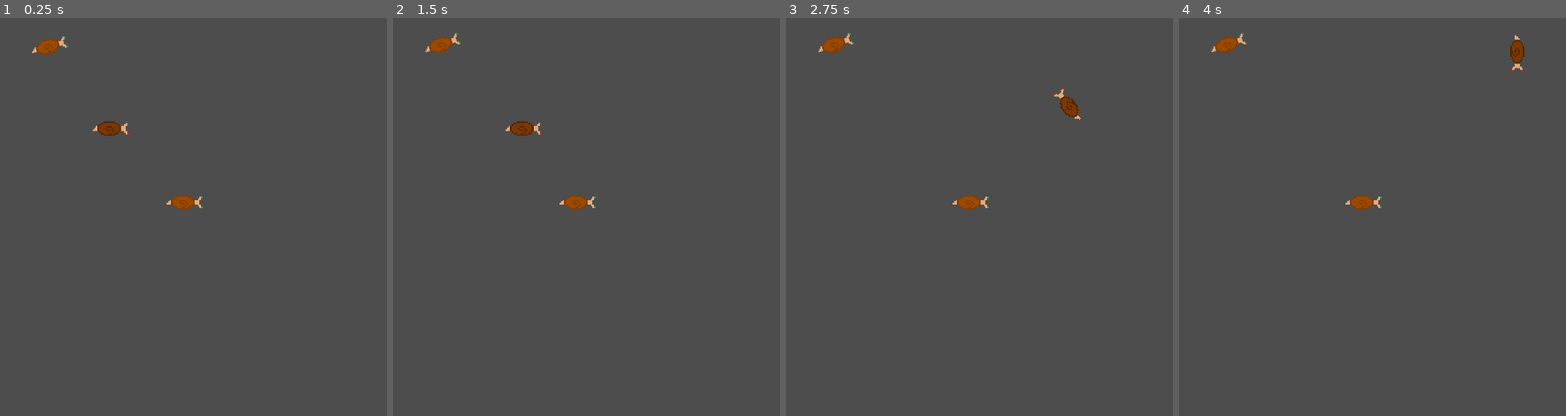
Above: before the commit, frames 1-4 (left to right).
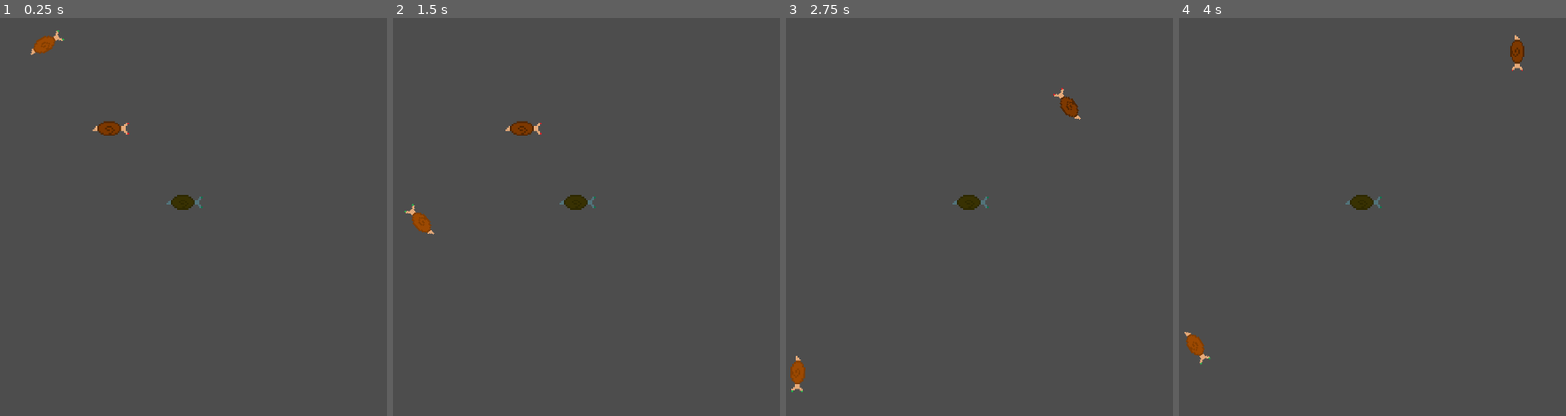
Above: after the commit, the same moments.

Repository: Travis16/Snails-on-ice
Game: Godot game, scene res://scenes/game.tscn
Two runs of this game, one before a commit and one after it. Both use one fixed random seed, a clock stepped at 60 frames per second and the inputs below.
Inputs:
- Up to frame 1 (0.25 s): no input
- Up to frame 2 (1.5 s): hold Up (up1) from 0.53 s (still down)
- Up to frame 3 (2.75 s): release Up (up1) at 2.03 s; hold Left (left1) from 2.03 s (still down)
- Up to frame 4 (4 s): release Left (left1) at 3.53 s; hold Down (down1) from 3.53 s (still down)

The runs differ from the first frame. In frame 1, 0.4% of the frame differs, in the area x 7-53%, y 3-49%; in frame 2, 0.7%; in frame 3, 0.7%; in frame 4, 0.7%, in the area x 1-53%, y 3-88%.

Commit message:
adjusted movement

Diff:
--- a/scenes/playerChar.tscn
+++ b/scenes/playerChar.tscn
@@ -21,7 +21,8 @@
 offset_bottom = 20.0
 texture = ExtResource("2_7pfto")
 
-[node name="green" type="TextureRect" parent="."]
+[node name="cyan" type="TextureRect" parent="."]
+modulate = Color(0.356863, 0.67451, 1, 1)
 texture_filter = 1
 offset_left = -49.0
 offset_top = -20.0
--- a/scripts/albaniaMan.gd
+++ b/scripts/albaniaMan.gd
@@ -30,25 +30,21 @@
 	else:
 		$green.hide()
 
-var just_collided; # only needed to identify as 'player char' for collisions
-var random_movement = Vector2(0, 0);
-
+const NPC_DECEL = 500;
 func _physics_process(delta: float) -> void:
 
-	if random_movement == Vector2(0, 0):
-		random_movement = Vector2(randf_range(-200, 200), randf_range(-200, 200))
+	if velocity == Vector2(0, 0):
+		velocity = Vector2(randf_range(-600, 600), randf_range(-600, 600))
 	else:
-		random_movement += Vector2(-random_movement.x/10, -random_movement.y/10)
+		velocity -= Vector2(velocity.x/NPC_DECEL, velocity.y/NPC_DECEL)
 	if colour == 0:
 		rotation_degrees += (velocity.y + velocity.x) /100
 	else:
 		rotation_degrees -= (velocity.y + velocity.x)/100
 
-
+		'''
 	pressed = false;
 
-
-	'''
 	if Input.is_action_pressed("up1"):
 		pressed = true;
 		dir = 0
@@ -67,8 +63,7 @@
 		pressed = true;
 		dir = 3
 		velocity.x = clamp(velocity.x - (ACCEL_X * ACCEL * delta), -MAX_SPD, MAX_SPD)
-'''
-	velocity = random_movement;
+
 
 	if not pressed:
 		if velocity.x > 0:
@@ -79,15 +74,14 @@
 			velocity.y = max(0, velocity.y - DECEL*delta)
 		if velocity.y < 0:
 			velocity.y = min(0, velocity.y + DECEL*delta)
+	'''
 
 	# ACTUAL MOVING
 	var collision_info = move_and_collide(velocity*delta)
 	if collision_info: # if there has been a COLLISION
 
 		velocity = velocity.bounce(collision_info.get_normal()) * ELASTICITY
-		just_collided = true;
 
 		var collision_body = collision_info.get_collider();
-		if("just_collided" in collision_body): # if collided NOT with the wall
-			collision_body.just_collided = true
+		if("MAX_SPD" in collision_body): # if collided NOT with the wall
 			collision_body.velocity = velocity.bounce(collision_info.get_normal()) * ELASTICITY
--- a/scripts/playerChar.gd
+++ b/scripts/playerChar.gd
@@ -18,9 +18,9 @@
 func _ready() -> void:
 	colour = rng.randi_range(0,1)
 	if self.id == 1:
-		$green.hide() # p1 is green
+		$cyan.hide() # p1 is red
 	if self.id == 2:
-		$red.hide() # p2 is red
+		$red.hide() # p2 is cyan
 
 
 var speed = 0;
@@ -45,45 +45,27 @@
 	elif Input.is_action_pressed("down"+str(id)):
 		# Brake 'backwards'
 		speed = clamp(speed - (BRAKE_FORCE * delta), -MAX_SPD, MAX_SPD)
-	else: # Decceleration
+	else: # Decceleration by nature
 		if speed > 0:
 			speed = max(0, speed - (DECEL * delta))
 		else:
 			speed = min(0, speed + (DECEL * delta))
 
+	# Slight decceleration upon turning
 	if speed > 0:
 		speed = max(0, speed - abs(rotation_direction))
 	else:
 		speed = min(0, speed + abs(rotation_direction))
 
-	# Clamp
 	# Compute direction based on rotation
 	var forward_direction = Vector2.RIGHT.rotated(rotation)
-
-	if just_collided: # if just collided
-		bounce_lerp += delta # will take one whole second
-		#print("bouncing progress: ", bounce_lerp, " with destination velocity of ", forward_direction*speed)
-		velocity = velocity.lerp(forward_direction*speed, bounce_lerp*delta*INPUT_DELAY)
-		if bounce_lerp >= BOUNCE_DURATION/0.1: # once finished lerping
-			just_collided = false;
-			#print("finished colliding")
-			bounce_lerp = 0
-	else:  # if normal operation
-		velocity = velocity.lerp(forward_direction * speed, delta*INPUT_DELAY);
+	velocity = velocity.lerp(forward_direction*speed, delta*INPUT_DELAY)
 
 	# ACTUAL MOVING
 	var collision_info = move_and_collide(velocity*delta)
 	if collision_info: # if there has been a COLLISION
-		just_collided = true;
-		#print("just collided")
-		bounce_lerp = 0; # this will reset bounce_lerp to 0
 		velocity = velocity.bounce(collision_info.get_normal()) * ELASTICITY
-
+		speed = 0 # reset speed of bike to 0
 		var collision_body = collision_info.get_collider();
-		if("just_collided" in collision_body): # if collided NOT with the wall
-			collision_body.just_collided = true
-			if ("bounce_lerp" in collision_body): collision_body.bounce_lerp = 0; # if player character
-			collision_body.velocity = velocity;
+		if("MAX_SPD" in collision_body): # if collided NOT with the wall, but another snail
 			collision_body.velocity = velocity.bounce(collision_info.get_normal()) * ELASTICITY
-
-		speed = 0 # reset speed of bike to 0
